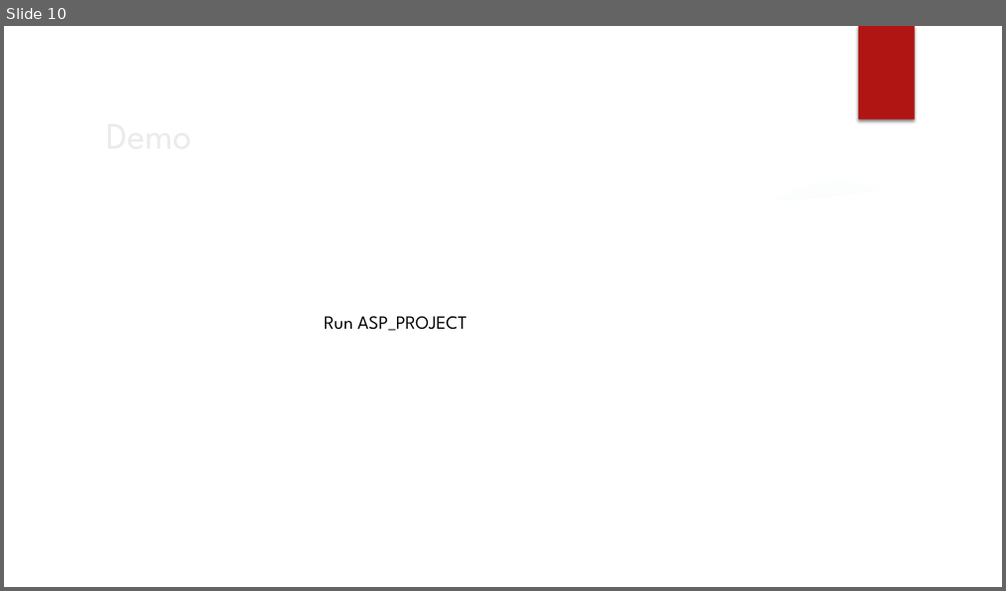
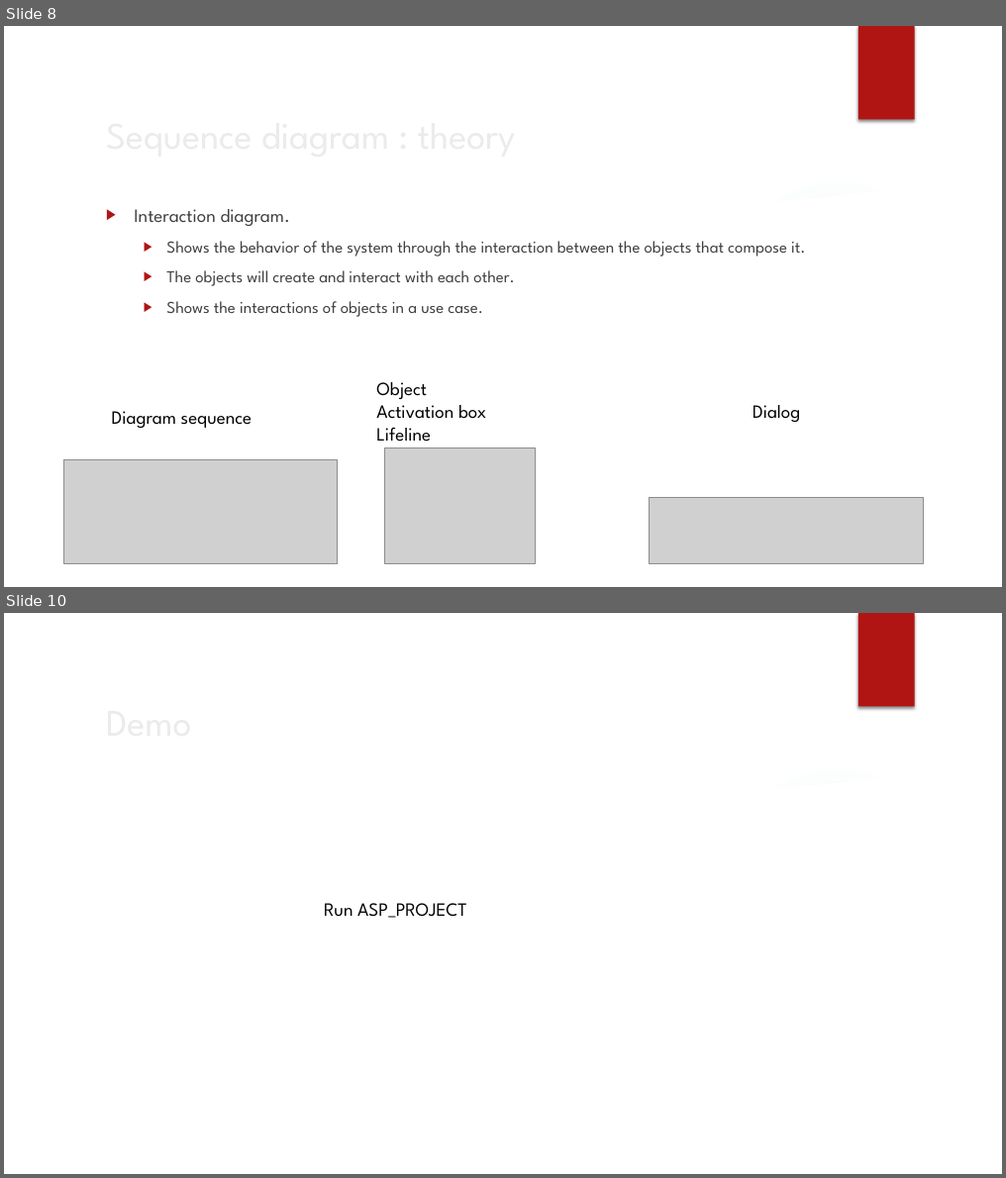
Before and after one commit to simondifalco13/ASP_Project_2021, a slide deck: commun/réunion 9/PPDiFalcoHuygebaert.pptx. Shown one above the other, each under a label of ours: slide 10 before the commit, slides 8 and 10 after it; the slides between them are not shown. The pictures are 1006x591 and 1006x1178 pixels, drawn with LibreOffice and Linux fonts; fonts in the diff are those of the drawing; grey boxes stand for pictures; background and template pictures are left out. Boxes give left, top, right and bottom in pixels: in the first picture for what was removed or moved away, otherwise in the second. Text is boxed around its words. In the diff, an @@ line names an element or a change of style, - is before the commit and + after.

```diff
--- a/commun/réunion 9/PPDiFalcoHuygebaert.pptx
+++ b/commun/réunion 9/PPDiFalcoHuygebaert.pptx
@@ slide 8 added at (4, 26, 1002, 587), background picture (left out); not listed: 7 template elements that a slide beside it also shows @@
@@ title added at (98, 105, 821, 163), 36 pt, text #EBEBEB @@
+Sequence diagram : theory
@@ text added at (134, 209, 805, 317), 16 pt, text #404040 @@
+▶ Interaction diagram.
+  ▶ Shows the behavior of the system through the interaction between the objects that compose it.
+  ▶ The objects will create and interact with each other.
+  ▶ Shows the interactions of objects in a use case.
@@ text added at (112, 411, 252, 428), 18 pt, text #000000 @@
+Diagram sequence
@@ text added at (376, 382, 486, 442), 18 pt, text #000000 @@
+Object
+Activation box
+Lifeline
@@ text added at (752, 405, 800, 422), 18 pt, text #000000 @@
+Dialog
@@ picture added at (63, 461, 338, 565) @@
@@ picture added at (384, 448, 536, 565) @@
@@ picture added at (649, 498, 924, 565) @@
```
Also in this commit, not shown: 2 slides changed, 2 other slides added, 3 slides removed.
